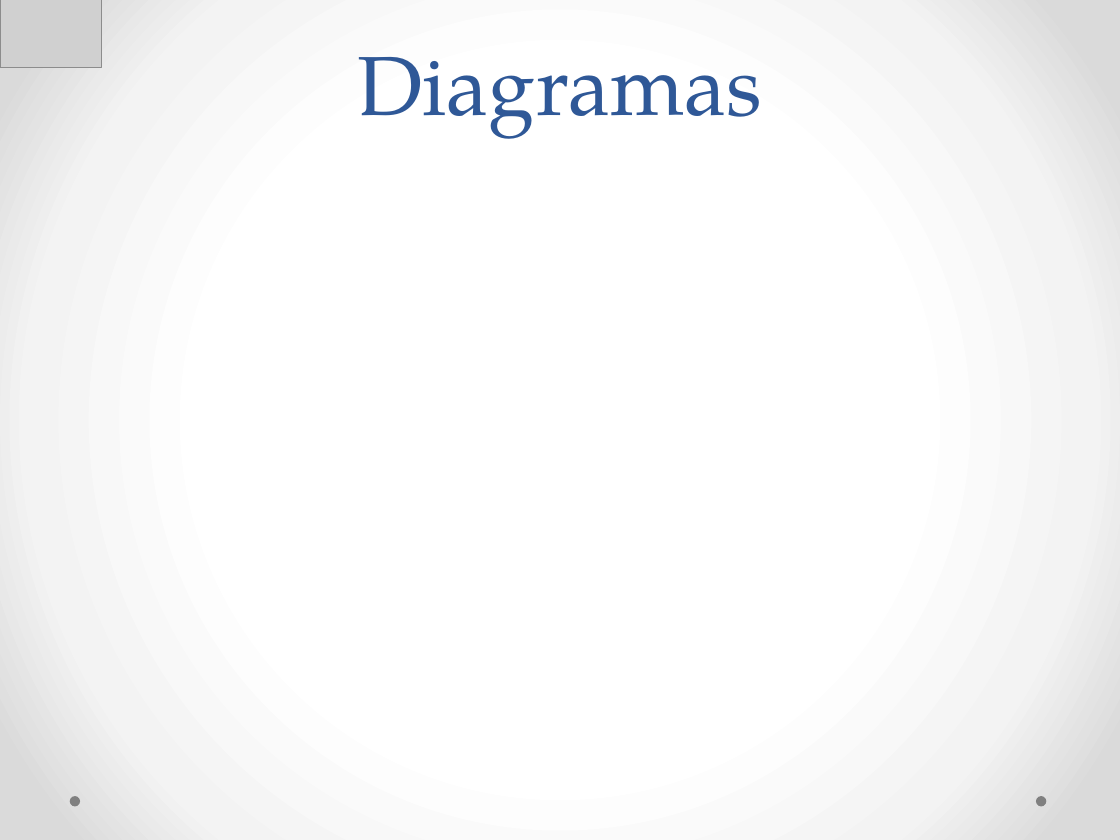
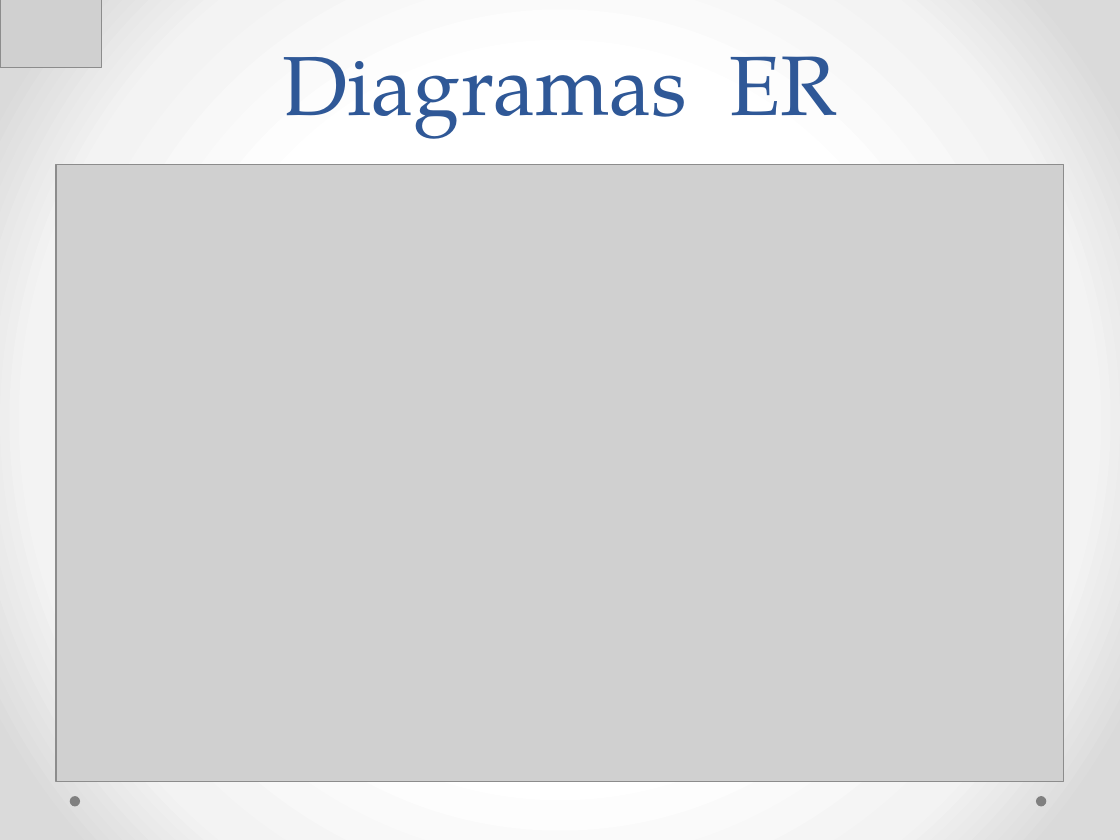
Before and after one commit to Neimarmg/TCC, a slide deck: slide 21 of Ppt.pptx. Drawn at 1120x840 pixels with LibreOffice and Linux fonts; fonts in the diff are those of the drawing; grey boxes stand for pictures. Boxes give left, top, right and bottom in pixels: in the first picture for what was removed or moved away, otherwise in the second. Text is boxed around its words. In the diff, an @@ line names an element or a change of style, - is before the commit and + after.

```diff
--- a/Ppt.pptx
+++ b/Ppt.pptx
@@ title at (283, 56, 837, 139): text changed @@
-Diagramas
+Diagramas ER
@@ picture added at (56, 165, 1064, 782) @@
```
Also in this commit, not shown: 1 other slide changed, 1 other file.
